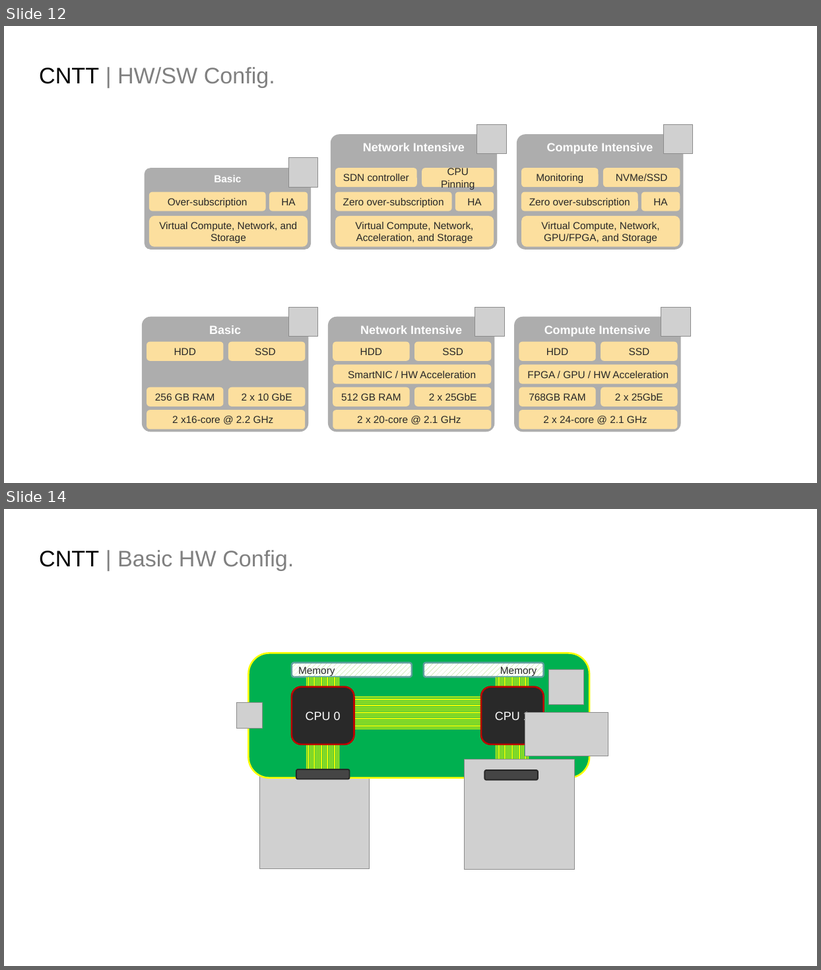
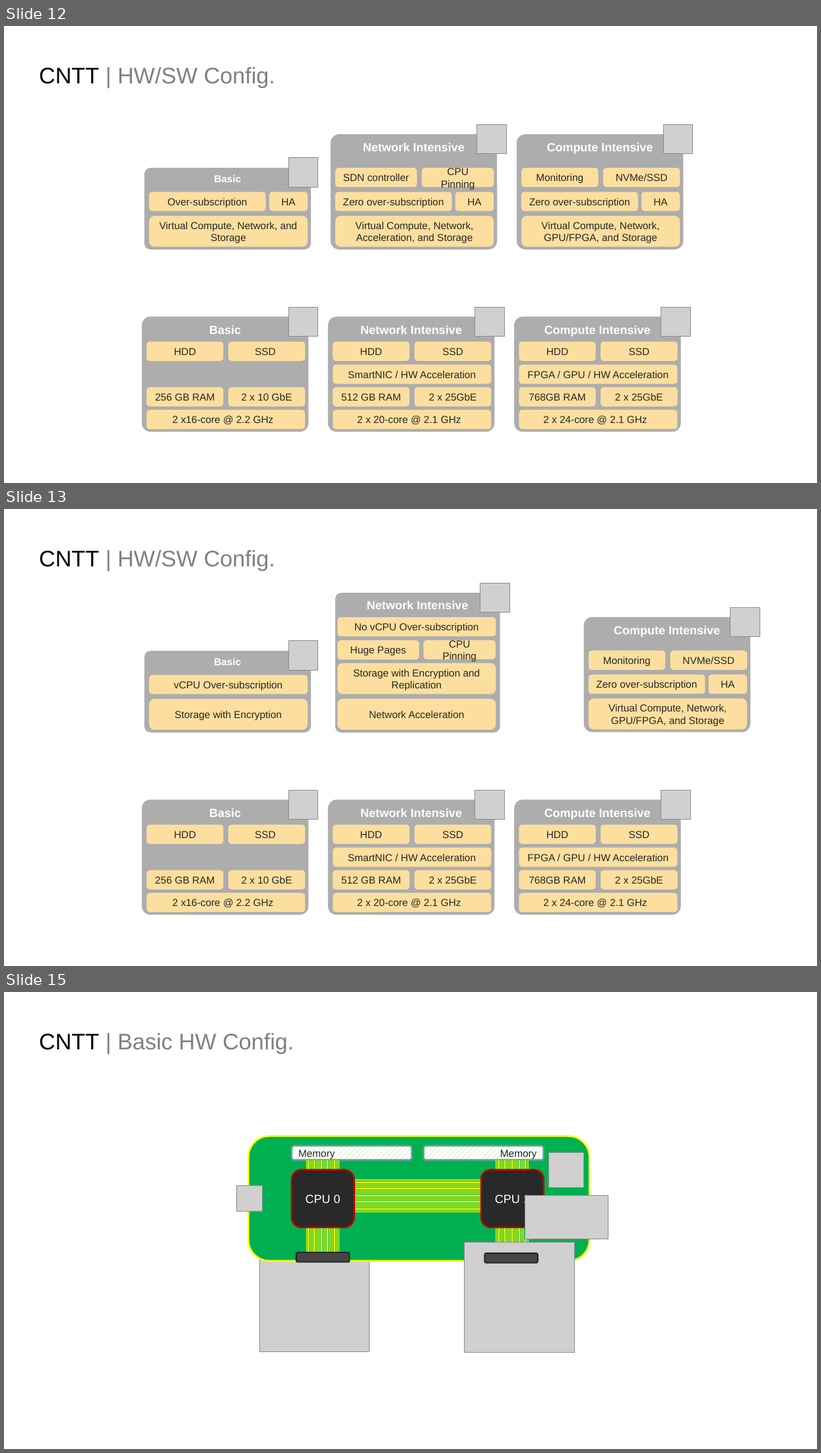
Before and after one commit to anuket-project/anuket-specifications, a slide deck: artefacts/CNTT_diagrams.pptx. Shown one above the other, each under a label of ours: slides 12 and 14 before the commit, slides 12, 13 and 15 after it; the slides between them are not shown. The pictures are 821x970 and 821x1453 pixels, drawn with LibreOffice and Linux fonts; fonts in the diff are those of the drawing; grey boxes stand for pictures. Boxes give left, top, right and bottom in pixels: in the first picture for what was removed or moved away, otherwise in the second. Text is boxed around its words. In the diff, an @@ line names an element or a change of style, - is before the commit and + after.

Commit message:
Remove Compute Intensive from Ch05

```diff
--- a/artefacts/CNTT_diagrams.pptx
+++ b/artefacts/CNTT_diagrams.pptx
@@ slide 13 added at [4,509,817,966], background #FFFFFF @@
@@ text added at [39,550,275,571], 26.7 pt, text #808080 @@
+CNTT | HW/SW Config.
@@ group added at [335,584,510,733]: 6 rounded rectangles, 1 picture @@
+Network Intensive
+Huge Pages
+CPU Pinning
+Network Acceleration
+Storage with Encryption and Replication
+No vCPU Over-subscription
@@ group added at [145,641,319,733]: 3 rounded rectangles, 1 picture @@
+Basic
+Storage with Encryption
+vCPU Over-subscription
@@ group added at [584,608,760,732]: 6 rounded rectangles, 1 picture @@
+Compute Intensive
+Monitoring
+NVMe/SSD
+Virtual Compute, Network, GPU/FPGA, and Storage
+Zero over-subscription
+HA
@@ group added at [142,790,319,916]: 6 rounded rectangles, 1 picture @@
+Basic
+2 x16-core @ 2.2 GHz
+256 GB RAM
+2 x 10 GbE
+HDD
+SSD
@@ group added at [328,790,505,916]: 7 rounded rectangles, 1 picture @@
+Network Intensive
+2 x 20-core @ 2.1 GHz
+SmartNIC / HW Acceleration
+512 GB RAM
+2 x 25GbE
+HDD
+SSD
@@ group added at [515,790,691,916]: 7 rounded rectangles, 1 picture @@
+Compute Intensive
+2 x 24-core @ 2.1 GHz
+FPGA / GPU / HW Acceleration
+768GB RAM
+2 x 25GbE
+HDD
+SSD
@@ what was slide 14 is now slide 15 @@
```
Also in this commit, not shown: 1 slide changed, 3 other files.
